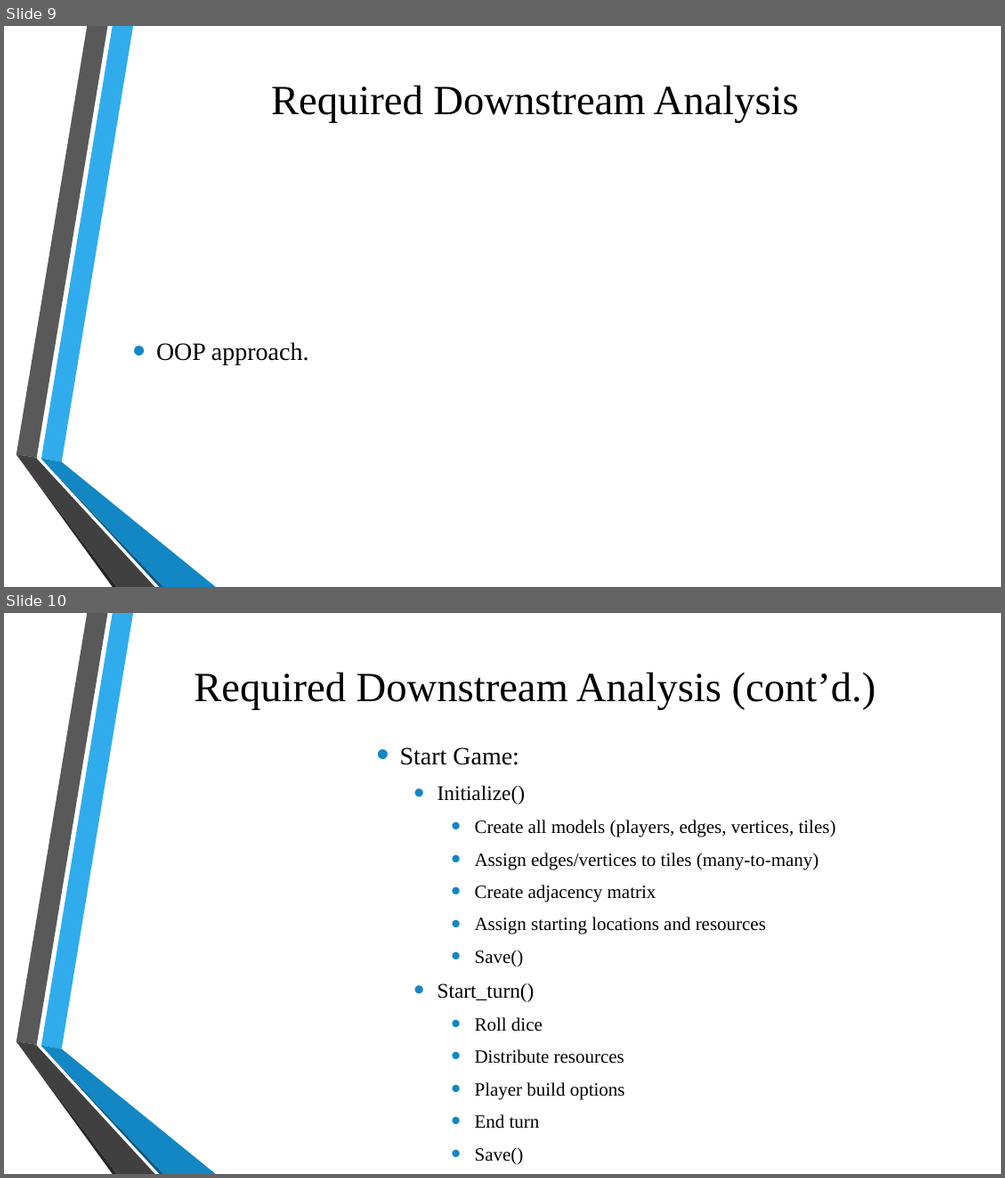
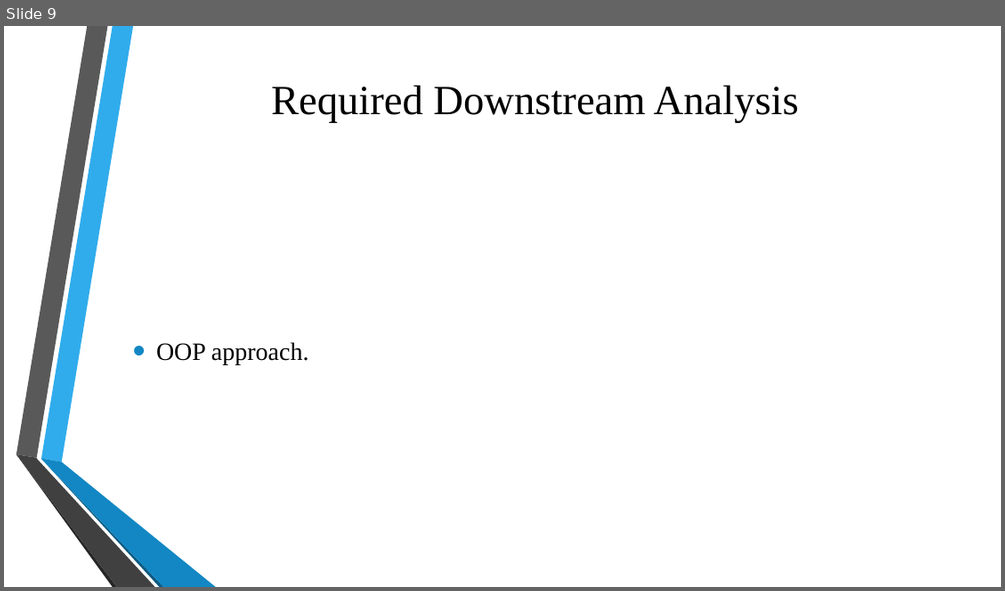
Before and after one commit to myz540/fantasy_analytics, a slide deck: fantasy_analytics_PP.pptx. Shown one above the other, each under a label of ours: slides 9 and 10 before the commit, slide 9 after it. The pictures are 1005x1178 and 1005x591 pixels, drawn with LibreOffice and Linux fonts; fonts in the diff are those of the drawing; background and template pictures are left out. Boxes give left, top, right and bottom in pixels: in the first picture for what was removed or moved away, otherwise in the second. Text is boxed around its words. In the diff, an @@ line names an element or a change of style, - is before the commit and + after.

```diff
--- a/fantasy_analytics_PP.pptx
+++ b/fantasy_analytics_PP.pptx
@@ slide 10 removed at (4, 613, 1001, 1174), background picture (left out); not listed: 6 template elements that a slide beside it also shows @@
@@ title removed at (194, 672, 876, 710) @@
-Required Downstream Analysis (cont’d.)
@@ text removed at (400, 747, 836, 1164) @@
-• Start Game:
-  • Initialize()
-    • Create all models (players, edges, vertices, tiles)
-    • Assign edges/vertices to tiles (many-to-many)
-    • Create adjacency matrix
-    • Assign starting locations and resources
-    • Save()
-  • Start_turn()
-    • Roll dice
-    • Distribute resources
-    • Player build options
-    • End turn
-    • Save()
```
Also in this commit, not shown: 3 other slides removed, 2 other files.
